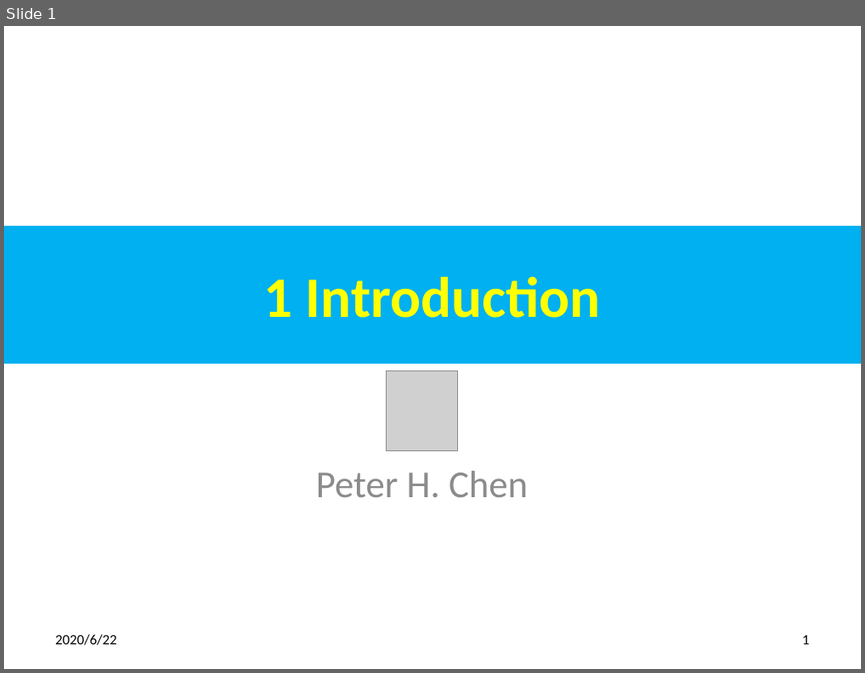
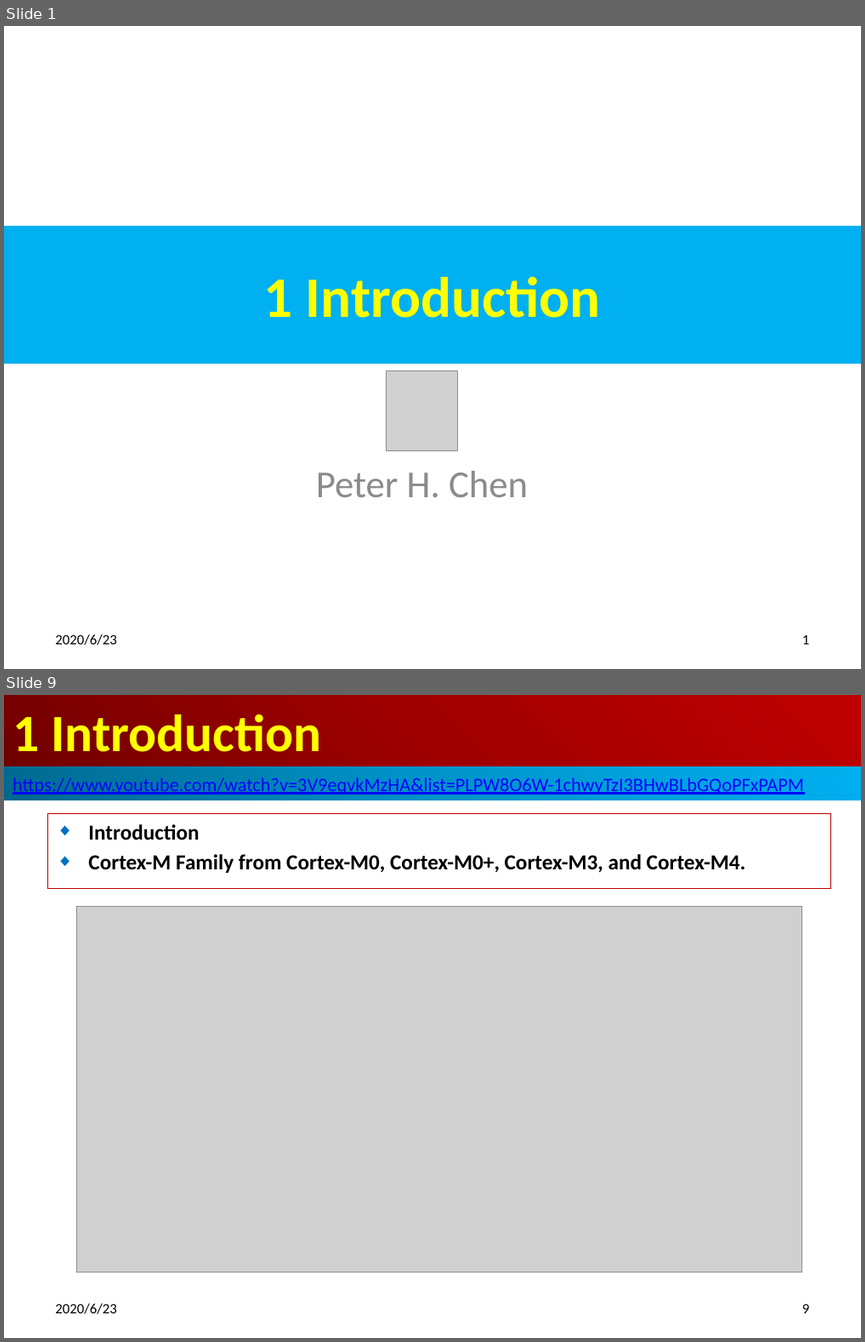
Before and after one commit to peterhchen/300_Firmware_DeviceDriver, a slide deck: 01_Intro.pptx. Shown one above the other, each under a label of ours: slide 1 before the commit, slides 1 and 9 after it; the slides between them are not shown. The pictures are 865x673 and 865x1342 pixels, drawn with LibreOffice and Linux fonts; fonts in the diff are those of the drawing; grey boxes stand for pictures. Boxes give left, top, right and bottom in pixels: in the first picture for what was removed or moved away, otherwise in the second. Text is boxed around its words. In the diff, an @@ line names an element or a change of style, - is before the commit and + after.

```diff
--- a/01_Intro.pptx
+++ b/01_Intro.pptx
@@ slide 9 added at (x1=4, y1=695, x2=861, y2=1338), background #FFFFFF @@
@@ title added at (x1=4, y1=695, x2=861, y2=767), fill gradient #720000 to #A20000 to #C00000, 44 pt, text #FFFF00, bold @@
+1 Introduction
@@ rectangle added at (x1=4, y1=767, x2=861, y2=800), fill gradient #00688E to #0094CA to #00B0F0, 16 pt, text #0000FF, underline @@
+https://www.youtube.com/watch?v=3V9eqvkMzHA&list=PLPW8O6W-1chwyTzI3BHwBLbGQoPFxPAPM
@@ subtitle added at (x1=47, y1=814, x2=830, y2=889), outline #C00000 0.75 pt, 18 pt, text #000000, bold @@
+◆ Introduction
+◆ Cortex-M Family from Cortex-M0, Cortex-M0+, Cortex-M3, and Cortex-M4.
@@ picture added at (x1=77, y1=907, x2=801, y2=1272) @@
@@ text added at (x1=55, y1=1303, x2=116, y2=1314), 12 pt, text #000000 @@
+2020/6/23
@@ page number added at (x1=802, y1=1304, x2=809, y2=1313), 12 pt, text #000000 @@
+9
@@ slide 1 changed as well @@
@@ text at (x1=55, y1=634, x2=116, y2=645): text changed @@
-2020/6/22
+2020/6/23
```
Also in this commit, not shown: 12 other slides changed, 9 other slides added.
